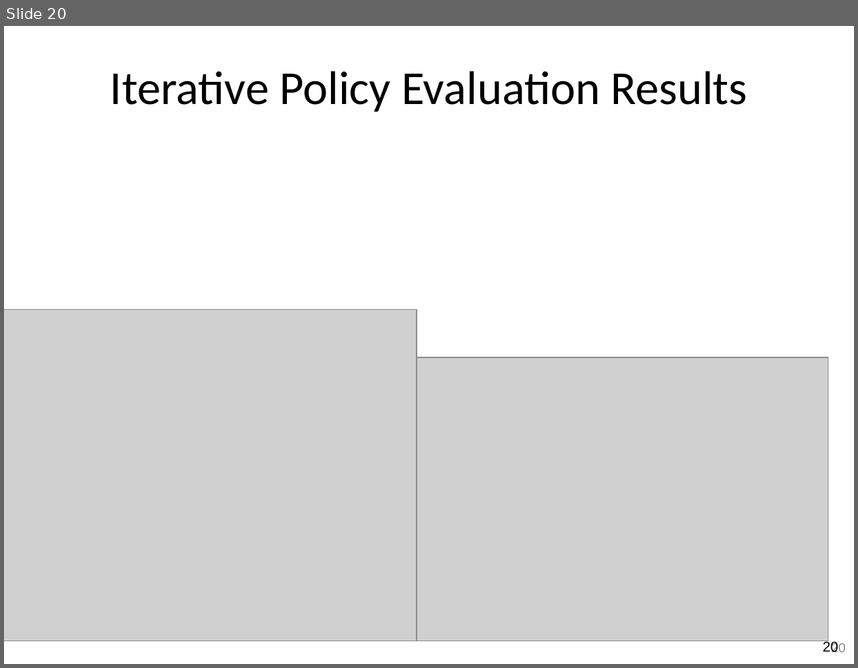
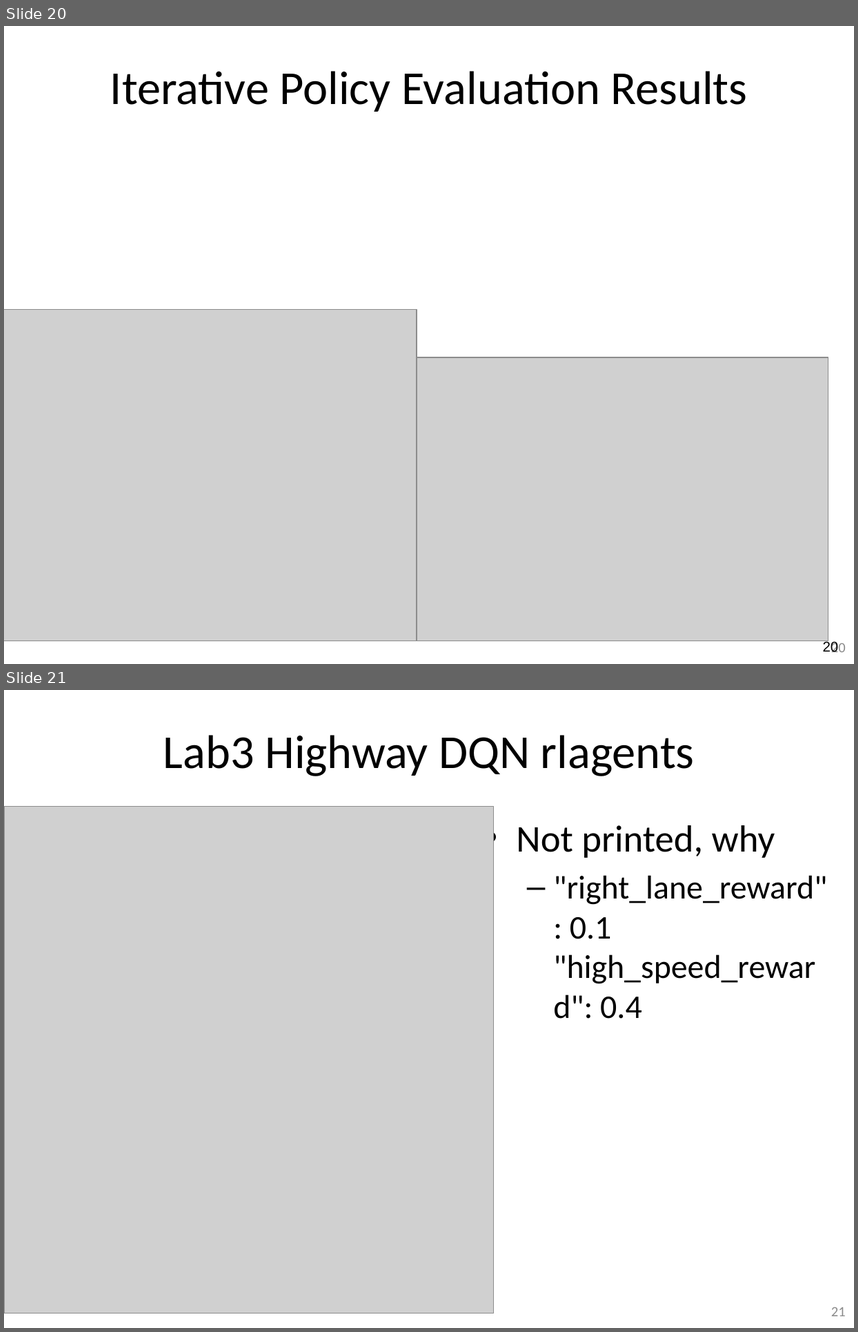
Before and after one commit to guzonghua/saav, a slide deck: PPTs/bak/UMU SDC TODO.pptx. Shown one above the other, each under a label of ours: slide 20 before the commit, slides 20 and 21 after it. The pictures are 858x668 and 858x1332 pixels, drawn with LibreOffice and Linux fonts; fonts in the diff are those of the drawing; grey boxes stand for pictures. Boxes give left, top, right and bottom in pixels: in the first picture for what was removed or moved away, otherwise in the second. Text is boxed around its words. In the diff, an @@ line names an element or a change of style, - is before the commit and + after.

```diff
--- a/PPTs/bak/UMU SDC TODO.pptx
+++ b/PPTs/bak/UMU SDC TODO.pptx
@@ slide 21 added at [4, 690, 854, 1328], background #FFFFFF; not listed: 1 template element that a slide beside it also shows @@
@@ title added at [163, 735, 695, 776], 40 pt, text #000000 @@
+Lab3 Highway DQN rlagents
@@ picture added at [4, 807, 494, 1313] @@
@@ text added at [516, 825, 827, 1018], 28 pt, text #000000 @@
+• Not printed, why
+  – "right_lane_reward": 0.1 "high_speed_reward": 0.4
```
Also in this commit, not shown: 1 slide removed, 5 other files.
